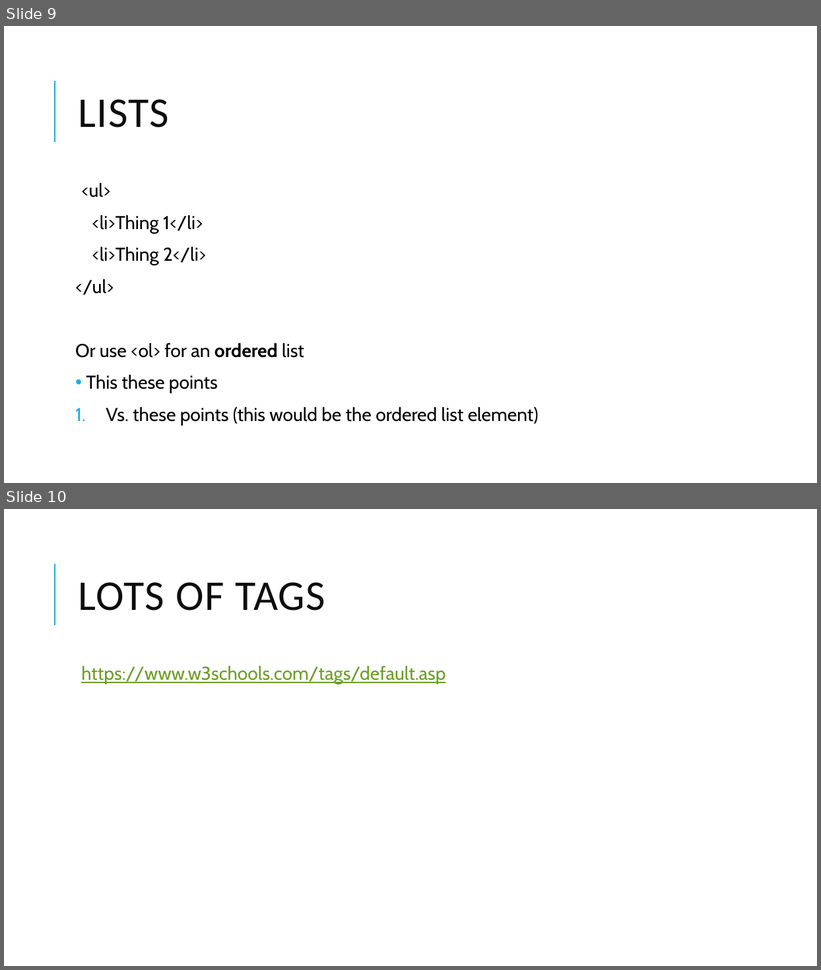
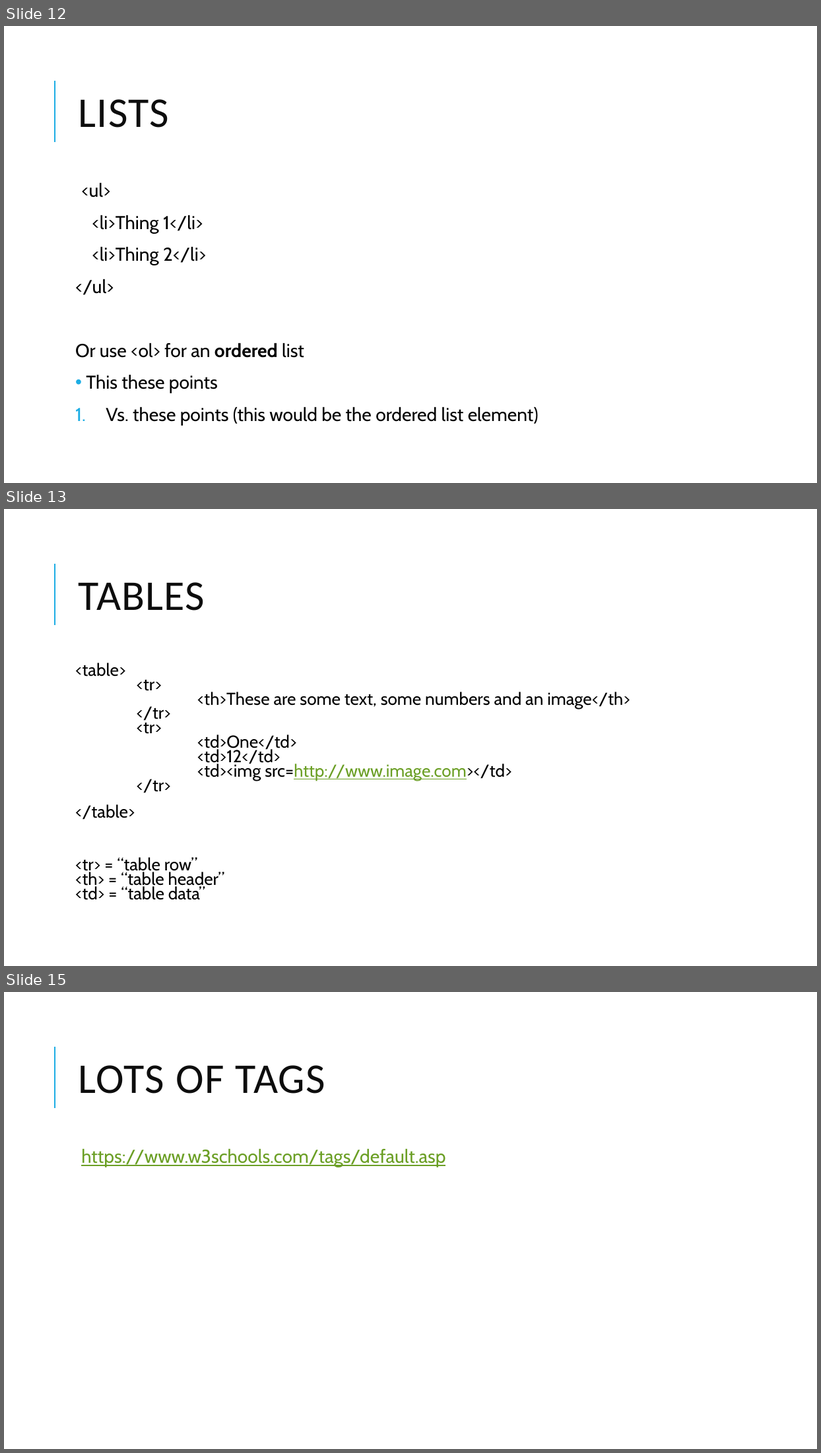
Before and after one commit to Will-Guthrie/HTML-Presentation, a slide deck: HTML and CSS.pptx. Shown one above the other, each under a label of ours: slides 9 and 10 before the commit, slides 12, 13 and 15 after it; the slides between them are not shown. The pictures are 821x970 and 821x1453 pixels, drawn with LibreOffice and Linux fonts; fonts in the diff are those of the drawing. Boxes give left, top, right and bottom in pixels: in the first picture for what was removed or moved away, otherwise in the second. Text is boxed around its words. In the diff, an @@ line names an element or a change of style, - is before the commit and + after.

```diff
--- a/HTML and CSS.pptx
+++ b/HTML and CSS.pptx
@@ slide 13 added at bbox=[4, 509, 817, 966], background #FFFFFF; not listed: 1 template element that a slide beside it also shows @@
@@ title added at bbox=[79, 582, 205, 611], 50 pt, text #0D0D0D @@
+TABLES
@@ text added at bbox=[75, 663, 630, 900], 20.4 pt, text #000000 @@
+<table>
+<tr>
+<th>These are some text, some numbers and an image</th>
+</tr>
+<tr>
+<td>One</td>
+<td>12</td>
+<td><img src=http://www.image.com></td>
+</tr>
+</table>
+<tr> = “table row”
+<th> = “table header”
+<td> = “table data”
@@ what was slide 9 is now slide 12 @@
@@ what was slide 10 is now slide 15 @@
```
Also in this commit, not shown: 3 slides changed, 4 other slides added, 1 other file.
